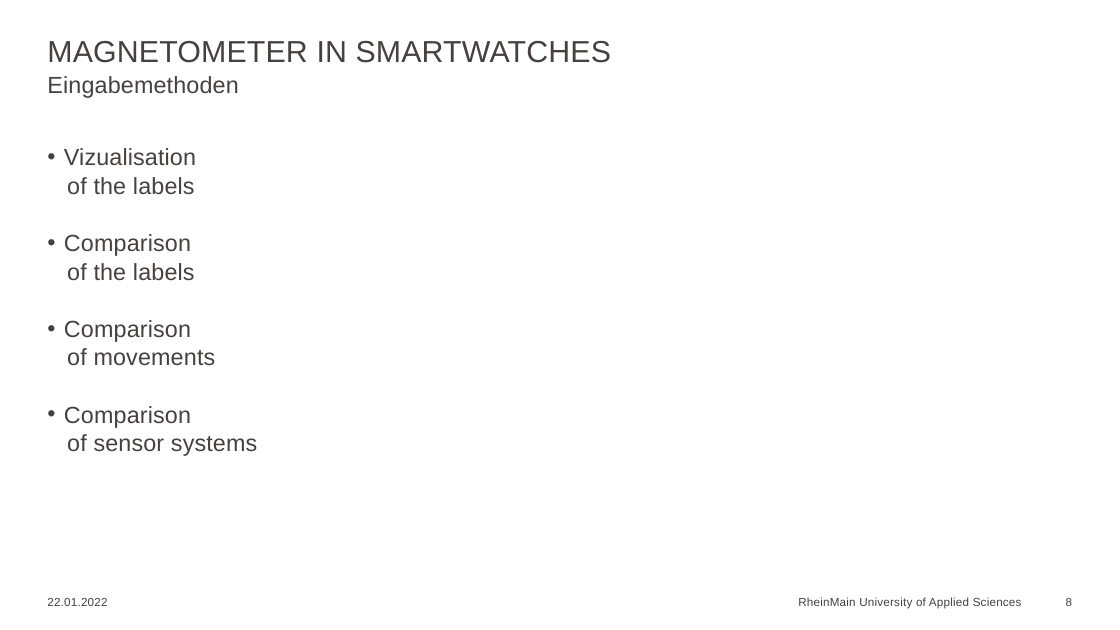
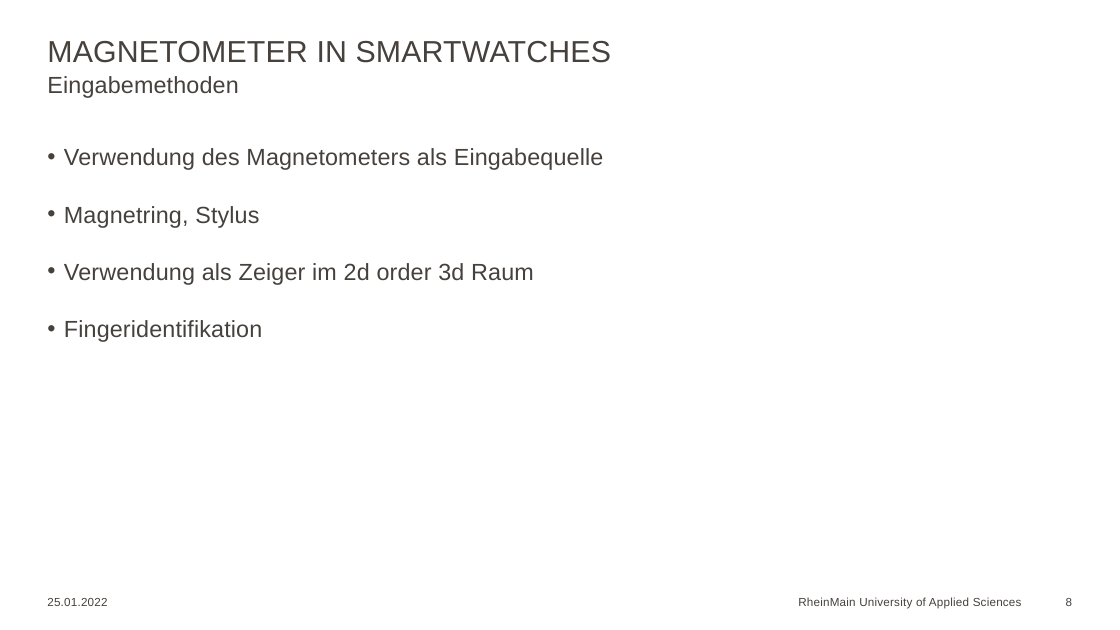
Before and after one commit to Georgios24816/hsrm, a slide deck: slide 8 of 5/Seminar/Georgios_Markou_10.odp. Drawn at 1120x630 pixels with LibreOffice and Linux fonts; fonts in the diff are those of the drawing; background and template pictures are left out. Boxes give left, top, right and bottom in pixels: in the first picture for what was removed or moved away, otherwise in the second. Text is boxed around its words. In the diff, an @@ line names an element or a change of style, - is before the commit and + after.

```diff
--- a/5/Seminar/Georgios_Markou_10.odp
+++ b/5/Seminar/Georgios_Markou_10.odp
@@ text at (x1=64, y1=148, x2=604, y2=342): text changed @@
-• Vizualisation
-of the labels
-• Comparison
-of the labels
-• Comparison
-of movements
-• Comparison
-of sensor systems
+• Verwendung des Magnetometers als Eingabequelle
+• Magnetring, Stylus
+• Verwendung als Zeiger im 2d order 3d Raum
+• Fingeridentifikation
@@ text at (x1=47, y1=598, x2=107, y2=606): text changed @@
-22.01.2022
+25.01.2022
```
Also in this commit, not shown: 11 other slides changed, 1 slide removed, 7 other files.
